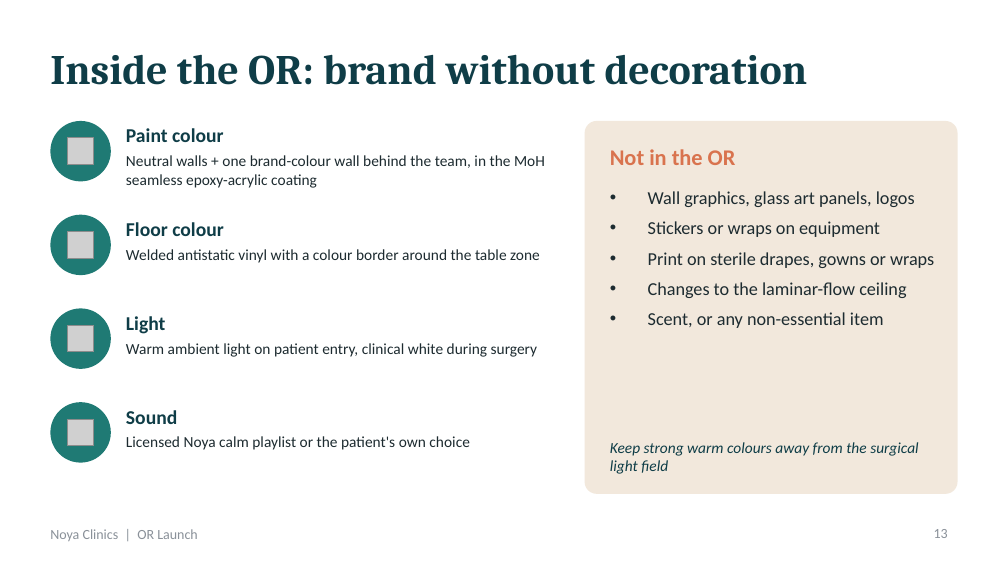
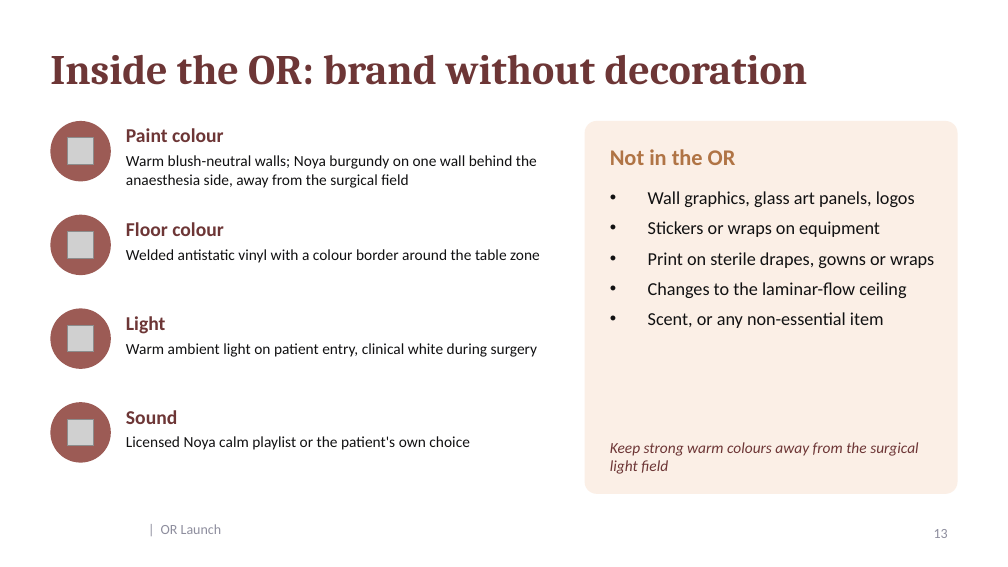
Before and after one commit to salmanhossam/Salads, a slide deck: slide 13 of noya-or-rooms/Noya_OR_Patient_Journey_and_Branding.pptx. Drawn at 1008x567 pixels with LibreOffice and Linux fonts; fonts in the diff are those of the drawing; grey boxes stand for pictures; background and template pictures are left out. Boxes give left, top, right and bottom in pixels: in the first picture for what was removed or moved away, otherwise in the second. Text is boxed around its words. In the diff, an @@ line names an element or a change of style, - is before the commit and + after.

```diff
--- a/noya-or-rooms/Noya_OR_Patient_Journey_and_Branding.pptx
+++ b/noya-or-rooms/Noya_OR_Patient_Journey_and_Branding.pptx
@@ rounded rectangle at <box>585,121,958,494</box>: fill #F2E8DC to #FBEFE6 @@
@@ text "Not in the OR" at <box>610,149,736,165</box>: text colour #D9734E to #B07445 @@
@@ text at <box>126,155,537,188</box>: text changed; text colour #1D2B30 to #111112 @@
-Neutral walls + one brand-colour wall behind the team, in the MoH seamless epoxy-acrylic coating
+Warm blush-neutral walls; Noya burgundy on one wall behind the anaesthesia side, away from the surgical field
@@ text colour #1D2B30 to #111112 in 4 elements at <box>126,249,540,263</box>, <box>126,343,538,357</box>, <box>126,436,469,450</box>, <box>648,191,934,328</box> @@
@@ fill #1F7A74 to #9C5B55 in 4 elements at <box>50,121,111,181</box>, <box>50,215,111,275</box>, <box>50,308,111,369</box>, <box>50,402,111,463</box> @@
@@ text colour #0F3D47 to #6D3636 in 6 elements at <box>50,54,808,85</box>, <box>126,128,224,142</box>, <box>126,222,224,236</box>, <box>126,316,166,334</box>, <box>126,410,177,424</box>, <box>610,442,918,474</box> @@
@@ text at <box>161,524,221,534</box>: text changed; text colour #8A9199 to #8E8E9E @@
-Noya Clinics | OR Launch
+| OR Launch
```
Also in this commit, not shown: 20 other slides changed, 4 other files.
